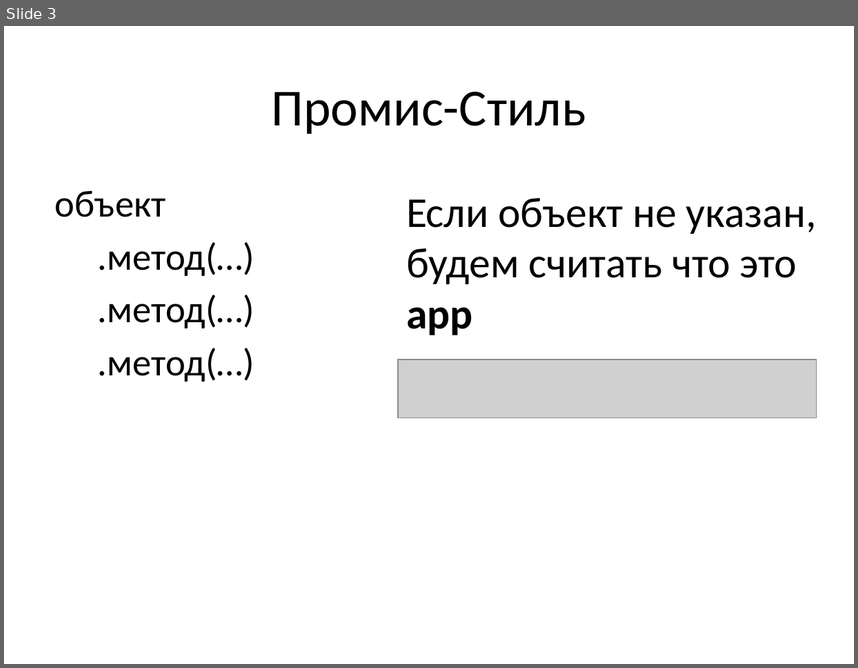
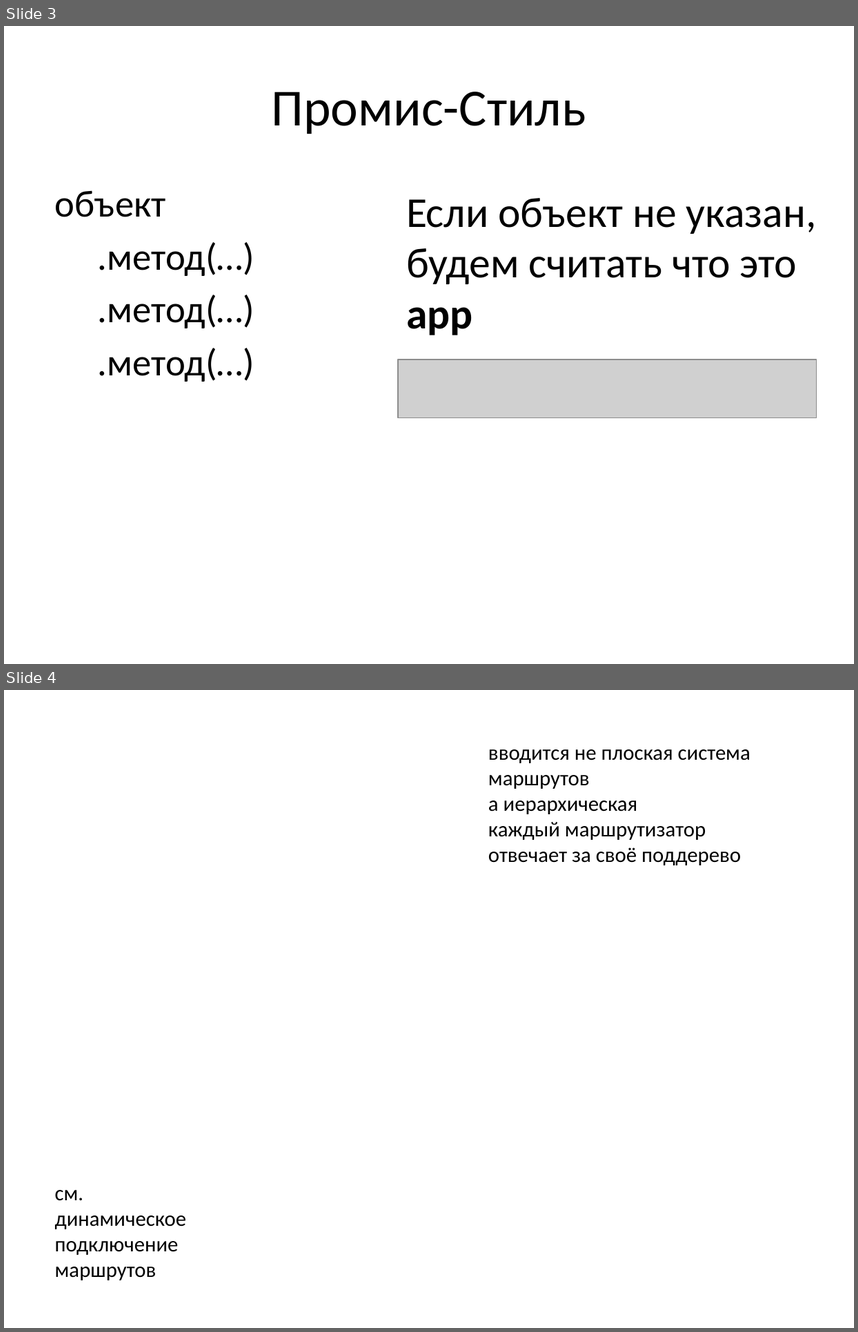
Before and after one commit to gossoudarev/webteach, a slide deck: routing/slides2.pptx. Shown one above the other, each under a label of ours: slide 3 before the commit, slides 3 and 4 after it. The pictures are 858x668 and 858x1332 pixels, drawn with LibreOffice and Linux fonts; fonts in the diff are those of the drawing; grey boxes stand for pictures; background and template pictures are left out. Boxes give left, top, right and bottom in pixels: in the first picture for what was removed or moved away, otherwise in the second. Text is boxed around its words. In the diff, an @@ line names an element or a change of style, - is before the commit and + after.

Commit message:
improved slides

```diff
--- a/routing/slides2.pptx
+++ b/routing/slides2.pptx
@@ slide 4 added at [4,690,854,1328], background picture (left out) @@
@@ text added at [488,749,751,865], 18 pt, text #000000 @@
+вводится не плоская система
+маршрутов
+а иерархическая
+каждый маршрутизатор
+отвечает за своё поддерево
@@ text added at [55,1190,187,1280], 18 pt, text #000000 @@
+см. динамическое
+подключение
+маршрутов
```
